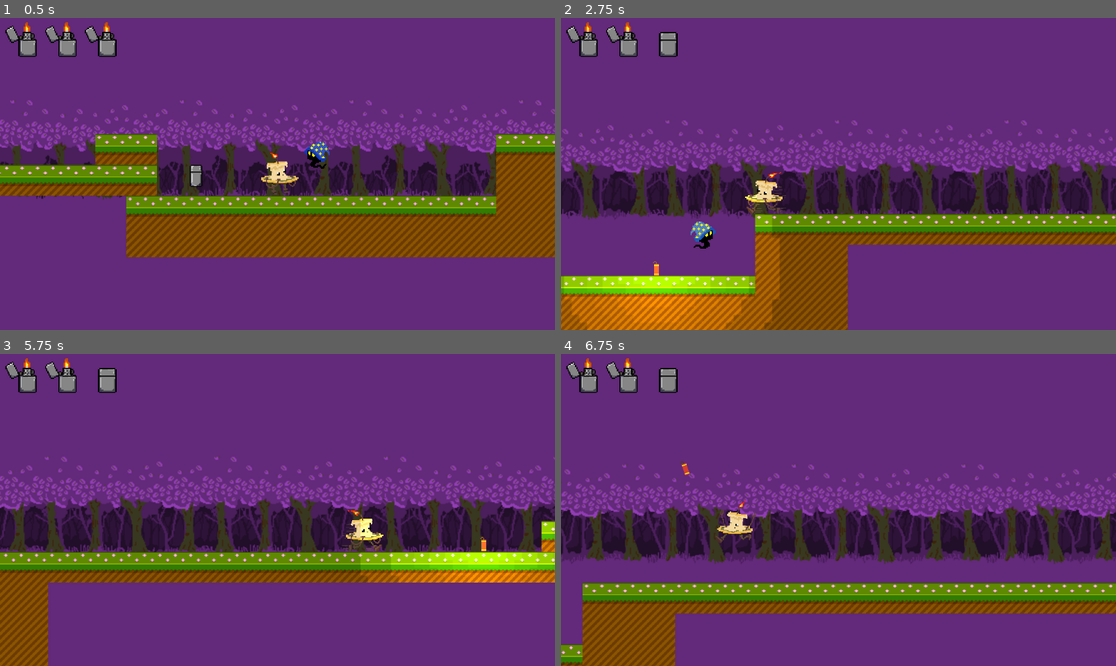
Above: before the commit, frames 1-4 (two rows, left to right).
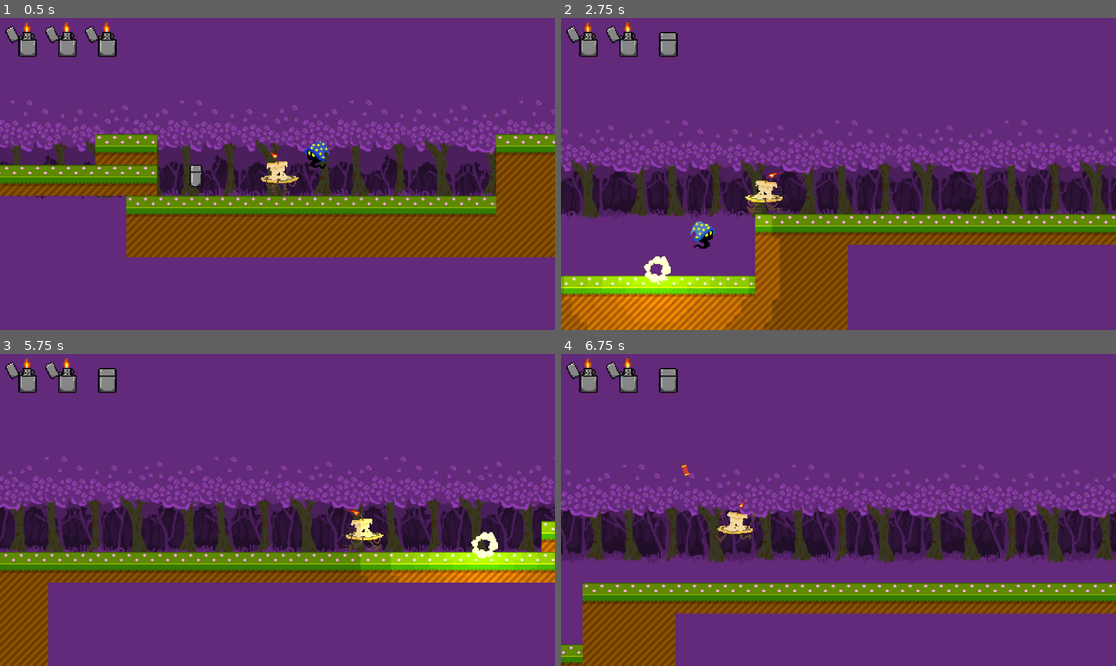
Above: after the commit, the same moments.

Repository: IvanGutierrez0/GameJam2025
Game: Godot game, scene res://Scenes/main.tscn
Same seed, same stepped clock (60 frames per second), same inputs: the game is played once before the commit and once after it. Sound files missing from this copy of the repository are replaced by a short silence.
Inputs:
- Up to frame 1 (0.5 s): no input
- Up to frame 2 (2.75 s): hold Space (useHab) 0.53-1.28 s; hold D (moveRight) 0.53-2.03 s; tap W (jump) at 0.77, 1.52 s; tap Space (useHab) at 1.35 s; hold A (moveLeft) from 2.03 s (still down); hold Space (useHab) from 2.03 s (still down)
- Up to frame 3 (5.75 s): release A (moveLeft) at 2.78 s; release Space (useHab) at 2.78 s; hold D (moveRight) 2.78-4.28 s; tap Space (useHab) at 2.85, 4.35 s; tap W (jump) at 3.02, 3.77, 4.52 s; hold Space (useHab) 3.53-4.28 s; hold A (moveLeft) 4.28-5.03 s; hold D (moveRight) from 5.03 s (still down); hold Space (useHab) from 5.03 s (still down)
- Up to frame 4 (6.75 s): release D (moveRight) at 5.78 s; release Space (useHab) at 5.78 s; hold A (moveLeft) from 5.78 s (still down); tap Space (useHab) at 5.85 s; tap W (jump) at 6.02 s; hold Space (useHab) from 6.53 s (still down)

Frame 1 is identical in both runs. In frame 2, 0.3% of the frame differs, in the area x 14-20%, y 76-85%; in frame 3, 0.3%; in frame 4, less than 0.1%.

Commit message:
Flashbang animation finished

Diff:
--- a/Scenes/flashbang.tscn
+++ b/Scenes/flashbang.tscn
@@ -1,8 +1,16 @@
-[gd_scene load_steps=7 format=3 uid="uid://82j0oin4ybe2"]
+[gd_scene load_steps=16 format=3 uid="uid://82j0oin4ybe2"]
 
 [ext_resource type="Script" uid="uid://csv0jvqdyik1i" path="res://Scripts/flashbang.gd" id="1_x1s8y"]
 [ext_resource type="Texture2D" uid="uid://bcpgnw3lxulto" path="res://Sprites/Items/flashbang.png" id="2_rv4xk"]
+[ext_resource type="Texture2D" uid="uid://ckvc3sspti86e" path="res://Sprites/VFX/puff4.png" id="3_bwm7d"]
 [ext_resource type="Texture2D" uid="uid://chtrjhop0jh6d" path="res://Sprites/Items/Flash.png" id="3_rv4xk"]
+[ext_resource type="Texture2D" uid="uid://c30xpfaqw7jyg" path="res://Sprites/VFX/puff5.png" id="4_rl2pc"]
+[ext_resource type="Texture2D" uid="uid://btsb27dvb5uxl" path="res://Sprites/VFX/puff6.png" id="5_5dcsx"]
+[ext_resource type="Texture2D" uid="uid://dwypqhdin7pva" path="res://Sprites/VFX/puff7.png" id="6_8avng"]
+[ext_resource type="Texture2D" uid="uid://ccxpojpyxvker" path="res://Sprites/VFX/puff0.png" id="7_itq7n"]
+[ext_resource type="Texture2D" uid="uid://bbm0lu5y7tbcc" path="res://Sprites/VFX/puff1.png" id="8_sprg3"]
+[ext_resource type="Texture2D" uid="uid://bhsk24srmdeip" path="res://Sprites/VFX/puff2.png" id="9_j8uk0"]
+[ext_resource type="Texture2D" uid="uid://cc5eiy203aijj" path="res://Sprites/VFX/puff3.png" id="10_tavoy"]
 
 [sub_resource type="PhysicsMaterial" id="PhysicsMaterial_x1s8y"]
 friction = 3.0
@@ -13,6 +21,46 @@
 
 [sub_resource type="CircleShape2D" id="CircleShape2D_rv4xk"]
 
+[sub_resource type="SpriteFrames" id="SpriteFrames_m6jth"]
+animations = [{
+"frames": [{
+"duration": 1.0,
+"texture": ExtResource("3_bwm7d")
+}, {
+"duration": 1.0,
+"texture": ExtResource("4_rl2pc")
+}, {
+"duration": 1.0,
+"texture": ExtResource("5_5dcsx")
+}, {
+"duration": 1.0,
+"texture": ExtResource("6_8avng")
+}, {
+"duration": 1.0,
+"texture": ExtResource("7_itq7n")
+}, {
+"duration": 1.0,
+"texture": ExtResource("8_sprg3")
+}, {
+"duration": 1.0,
+"texture": ExtResource("9_j8uk0")
+}, {
+"duration": 1.0,
+"texture": ExtResource("10_tavoy")
+}],
+"loop": true,
+"name": &"explosion",
+"speed": 12.0
+}, {
+"frames": [{
+"duration": 1.0,
+"texture": ExtResource("2_rv4xk")
+}],
+"loop": true,
+"name": &"flashbang",
+"speed": 5.0
+}]
+
 [node name="Flashbang" type="RigidBody2D" groups=["Player", "Weapon"]]
 texture_filter = 1
 mass = 0.1
@@ -22,11 +70,6 @@
 angular_velocity = 1.5708
 angular_damp = 1.0
 script = ExtResource("1_x1s8y")
-
-[node name="Icon" type="Sprite2D" parent="."]
-texture_filter = 1
-position = Vector2(0.5, -1)
-texture = ExtResource("2_rv4xk")
 
 [node name="CollisionShape2D" type="CollisionShape2D" parent="."]
 scale = Vector2(0.5, 0.5)
@@ -49,6 +92,11 @@
 
 [node name="Speaker" type="AudioStreamPlayer2D" parent="."]
 
+[node name="Animation" type="AnimatedSprite2D" parent="."]
+sprite_frames = SubResource("SpriteFrames_m6jth")
+animation = &"explosion"
+autoplay = "flashbang"
+
 [connection signal="timeout" from="Timer" to="." method="_on_timer_timeout"]
 [connection signal="area_entered" from="FlashedArea" to="." method="_on_flashed_area_area_entered"]
 [connection signal="area_exited" from="FlashedArea" to="." method="_on_flashed_area_area_exited"]
--- a/Scenes/playerCB.tscn
+++ b/Scenes/playerCB.tscn
@@ -120,7 +120,7 @@
 [node name="Flash" type="AnimatedSprite2D" parent="."]
 visible = false
 texture_filter = 1
-scale = Vector2(4, 4)
+scale = Vector2(5, 5)
 sprite_frames = SubResource("SpriteFrames_4o5y7")
 animation = &"show"
 autoplay = "show"
--- a/Scripts/flashbang.gd
+++ b/Scripts/flashbang.gd
@@ -9,6 +9,9 @@
 	$PointLight2D.hide()
 	$Timer.start()
 
+func _ready() -> void:
+	$Animation.animation = "flashbang"
+	$Animation.play()
 
 # Called every frame. 'delta' is the elapsed time since the previous frame.
 func _process(delta: float) -> void:
@@ -19,6 +22,8 @@
 func _on_timer_timeout() -> void:
 	$Timer.stop()
 	$PointLight2D.show()
+	$Animation.animation = "explosion"
+	$Animation.play()
 
 	if isPlayerInArea:
 		var player = get_node("../../Player")
Binary file added: Sprites/VFX/pop0.png
Not shown, added: Sprites/VFX/pop0.png.import
Binary file added: Sprites/VFX/pop1.png
Not shown, added: Sprites/VFX/pop1.png.import
Binary file added: Sprites/VFX/pop2.png
Not shown, added: Sprites/VFX/pop2.png.import
Binary file added: Sprites/VFX/pop3.png
Not shown, added: Sprites/VFX/pop3.png.import
Binary file added: Sprites/VFX/puff0.png
Not shown, added: Sprites/VFX/puff0.png.import
Binary file added: Sprites/VFX/puff1.png
Not shown, added: Sprites/VFX/puff1.png.import
(and 20 more such lines)
